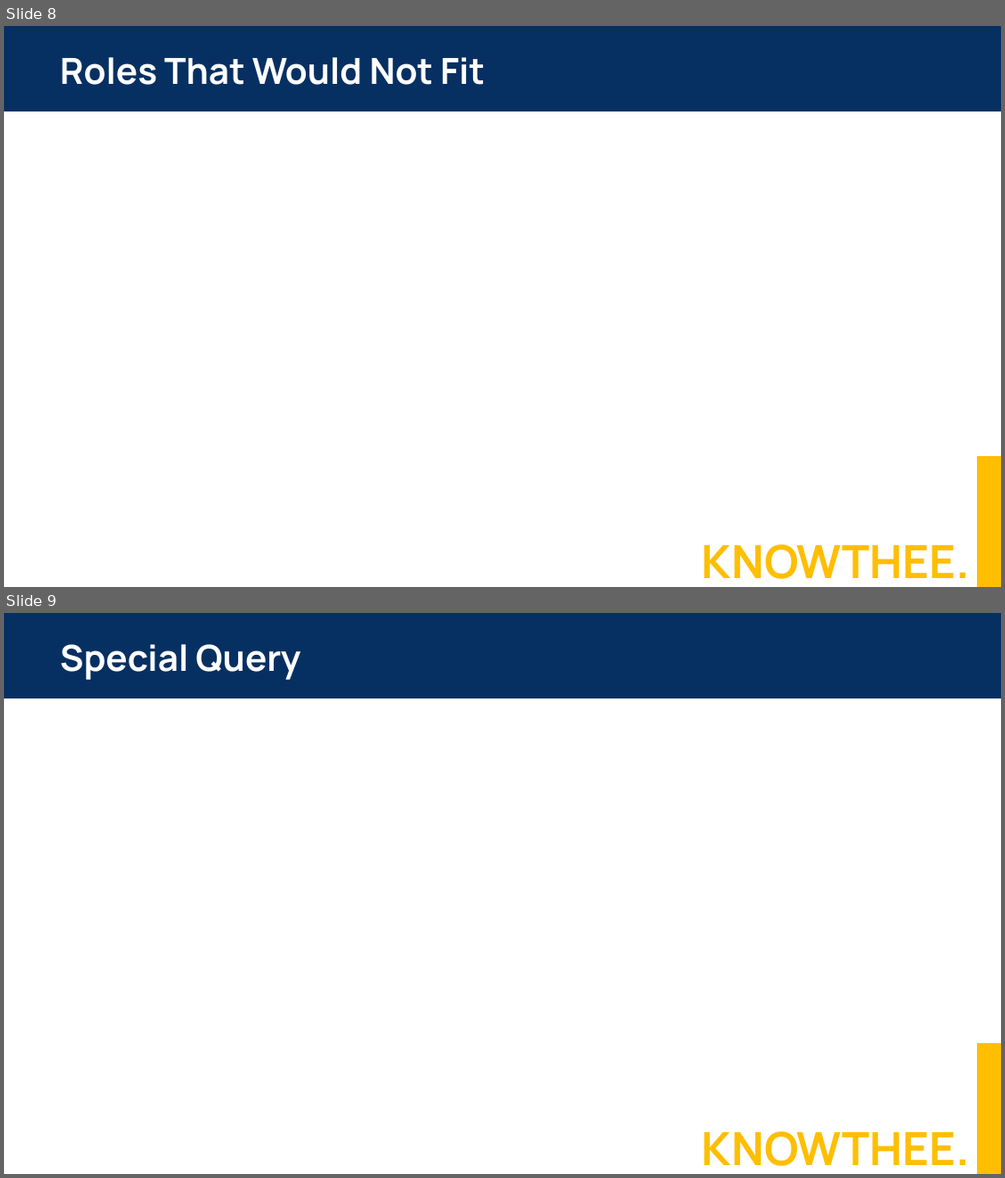
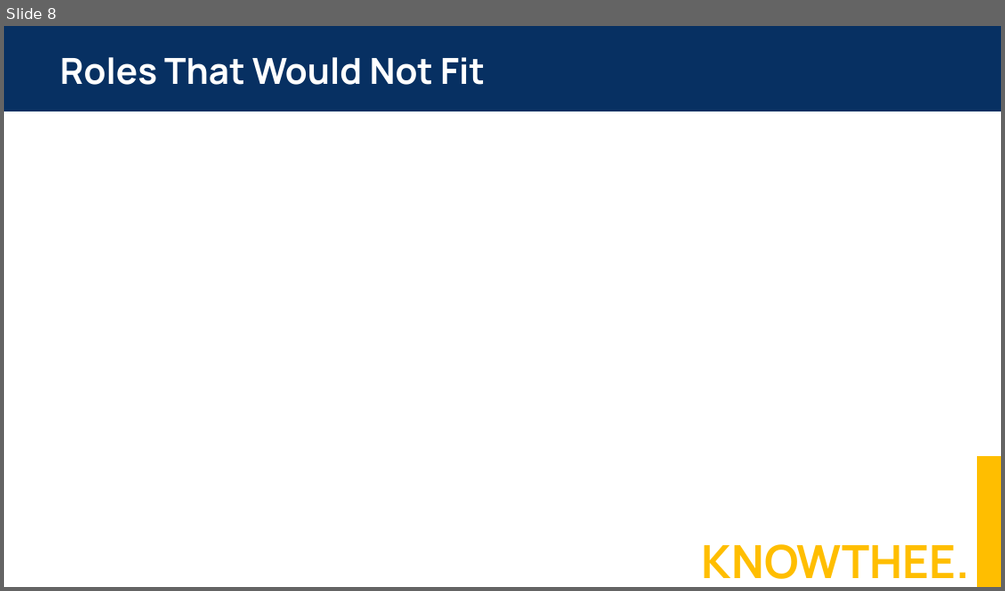
Before and after one commit to michaelyaziji/KnowtheeMay8, a slide deck: template.pptx. Shown one above the other, each under a label of ours: slides 8 and 9 before the commit, slide 8 after it. The pictures are 1005x1178 and 1005x591 pixels, drawn with LibreOffice and Linux fonts; fonts in the diff are those of the drawing; background and template pictures are left out. Boxes give left, top, right and bottom in pixels: in the first picture for what was removed or moved away, otherwise in the second. Text is boxed around its words. In the diff, an @@ line names an element or a change of style, - is before the commit and + after.

Commit message:
Update app.py with consolidated spinner and improved UI; Remove special query slide from template

```diff
--- a/template.pptx
+++ b/template.pptx
@@ slide 9 removed at [4,613,1001,1174], background #FFFFFF; not listed: 1 template element that a slide beside it also shows @@
@@ freeform shape removed at [4,613,1001,698] @@
@@ text removed at [60,644,300,680] @@
-Special Query
@@ freeform shape removed at [977,1043,1001,1174] @@
```
